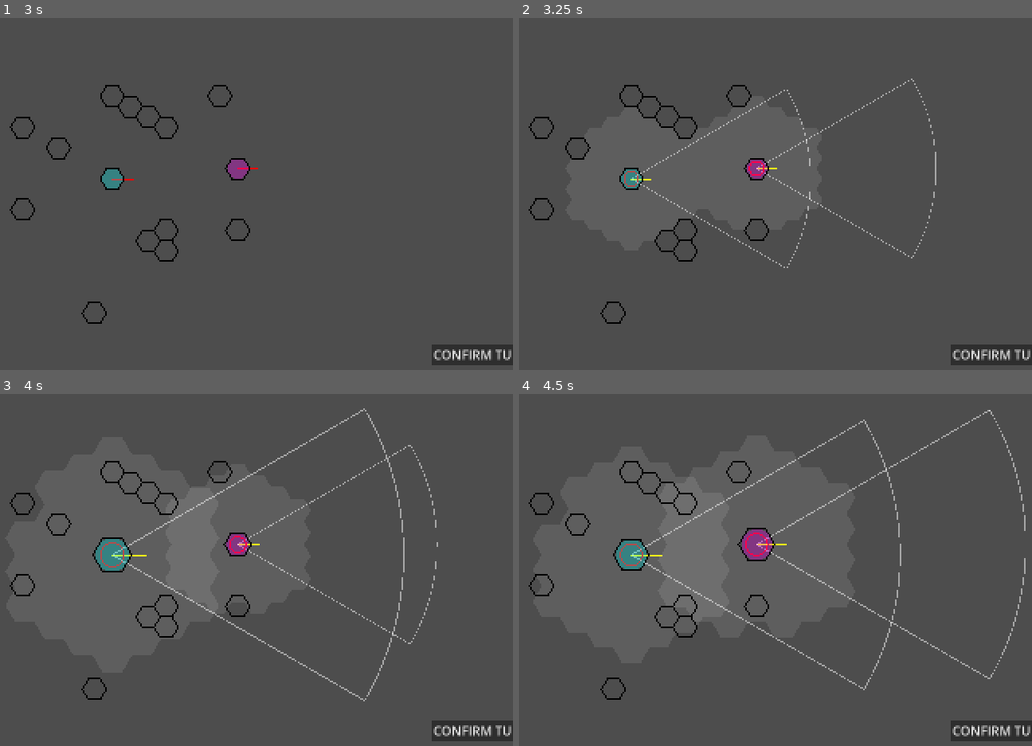
Above: before the commit, frames 1-4 (two rows, left to right).
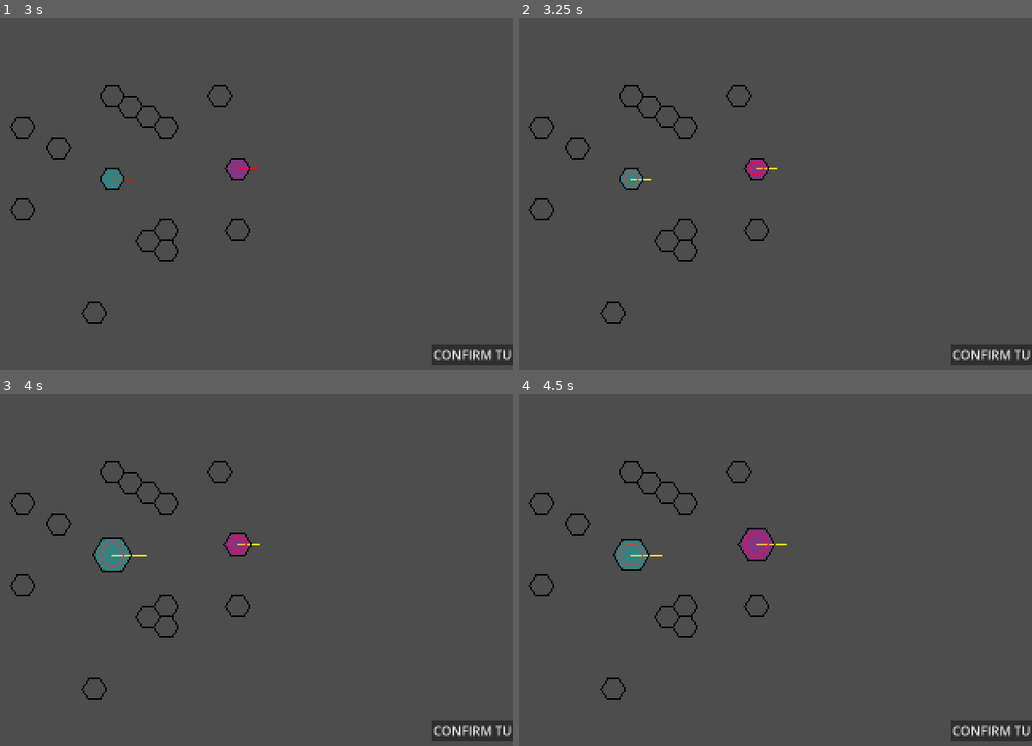
Above: after the commit, the same moments.

Repository: DoodlesQ/hex-strategy-game
Game: Godot game, scene res://main.tscn
Two runs of this game, one before a commit and one after it. Both use one fixed random seed, a clock stepped at 60 frames per second and the inputs below. The project has no main scene, so this scene is started directly.
Inputs (mouse positions are in pixels of both pictures, inside the frame that each line leads up to):
- Up to frame 1 (3 s): click "CONFIRM TURN" at 0.5 s; click "CONFIRM TURN" at 1.25 s; tap Enter at 2 s; move the mouse to (333, 179) at 2.02 s; hold Right (beat_cycle_up) 2.03-2.75 s; click (333, 179) at 2.1 s; drag from (66, 215) to (164, 267) at 2.77 s
- Up to frame 2 (3.25 s): no input
- Up to frame 3 (4 s): tap Space (change_tool) at 3.5 s; move the mouse to (256, 496) at 3.52 s; hold Right (beat_cycle_up) from 3.53 s (still down); tap Z (move_undo) at 3.6 s; click (256, 496) at 3.8 s
- Up to frame 4 (4.5 s): release Right (beat_cycle_up) at 4.25 s; drag from (683, 643) to (524, 520) at 4.27 s

Frame 1 is identical in both runs. In frame 2, 0.5% of the frame differs, in the area x 22-82%, y 17-72%; in frame 3, 3.6%; in frame 4, 5.3%, in the area x 22-99%, y 4-85%.

Commit message:
Added vision cone previews during command select

Diff:
--- a/Objects/beat_manager.gd
+++ b/Objects/beat_manager.gd
@@ -82,7 +82,9 @@
 							#token.focused = true
 							var i : int = -20
 							var buttons : Array[Button] = []
-							for type : Command.Type in token.command_options:
+							var options : Array[Command.Type] = [Command.Type.UNDEFINED]
+							options.append_array(token.command_options)
+							for type : Command.Type in options:
 								buttons.append(Button.new())
 								buttons[-1].position = token.position + Vector2(i, 0)
 								buttons[-1].text = str(type)
@@ -212,6 +214,18 @@
 						var b : Vector3 = token.backsolve(i)
 						var a : float = 0.2 if i != beat_editing else 0.5
 						draw_circle(Cubic.to_real(b, grid), 50 * a, Color(1,1,1,a))
+						var com : Command = token.backsolve_command(i)
+						var draw_cone : bool = false
+						var dir : float = 0.0
+						if com.type == Command.Type.AIM:
+							draw_cone = true
+							dir = com.direction
+						if com.type == Command.Type.AIM_TARGET:
+							draw_cone = true
+							dir = Cubic.get_angle(com.target - b)
+						if draw_cone:
+							Token.draw_vision_cone(self, token, dir, Cubic.to_real(b, grid), 0.25)
+
 
 		var c : float = 1.0 if tool == Tool.COMMAND else 0.0
 		var d : float = 1.0 if do_command else 0.0
--- a/Objects/token.gd
+++ b/Objects/token.gd
@@ -601,7 +601,8 @@
 		)
 
 	if debug_draw_vision:
-		draw_vision()
+		pass
+		#draw_vision()
 
 	match faction:
 		Faction.ONE:
